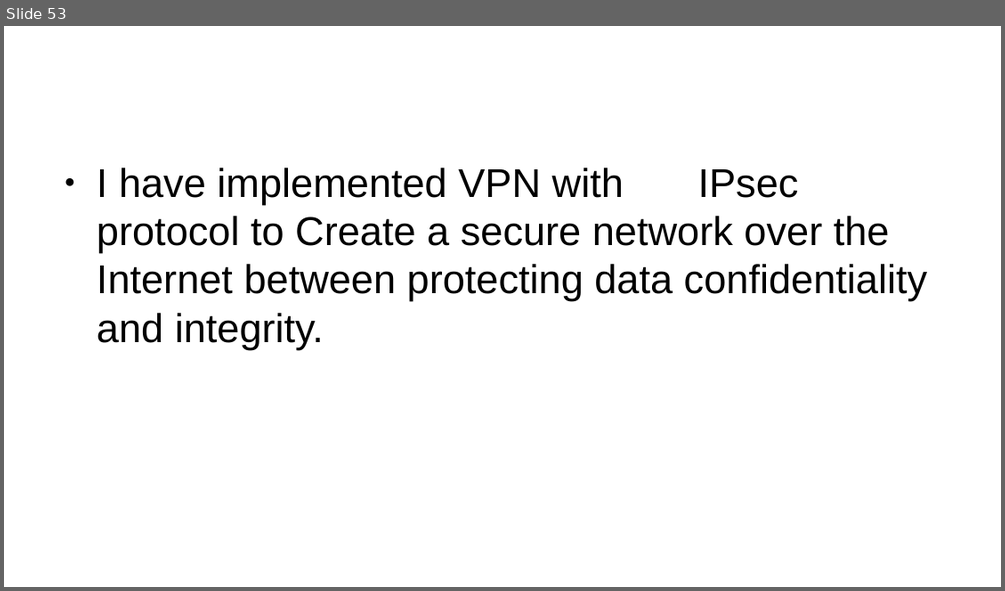
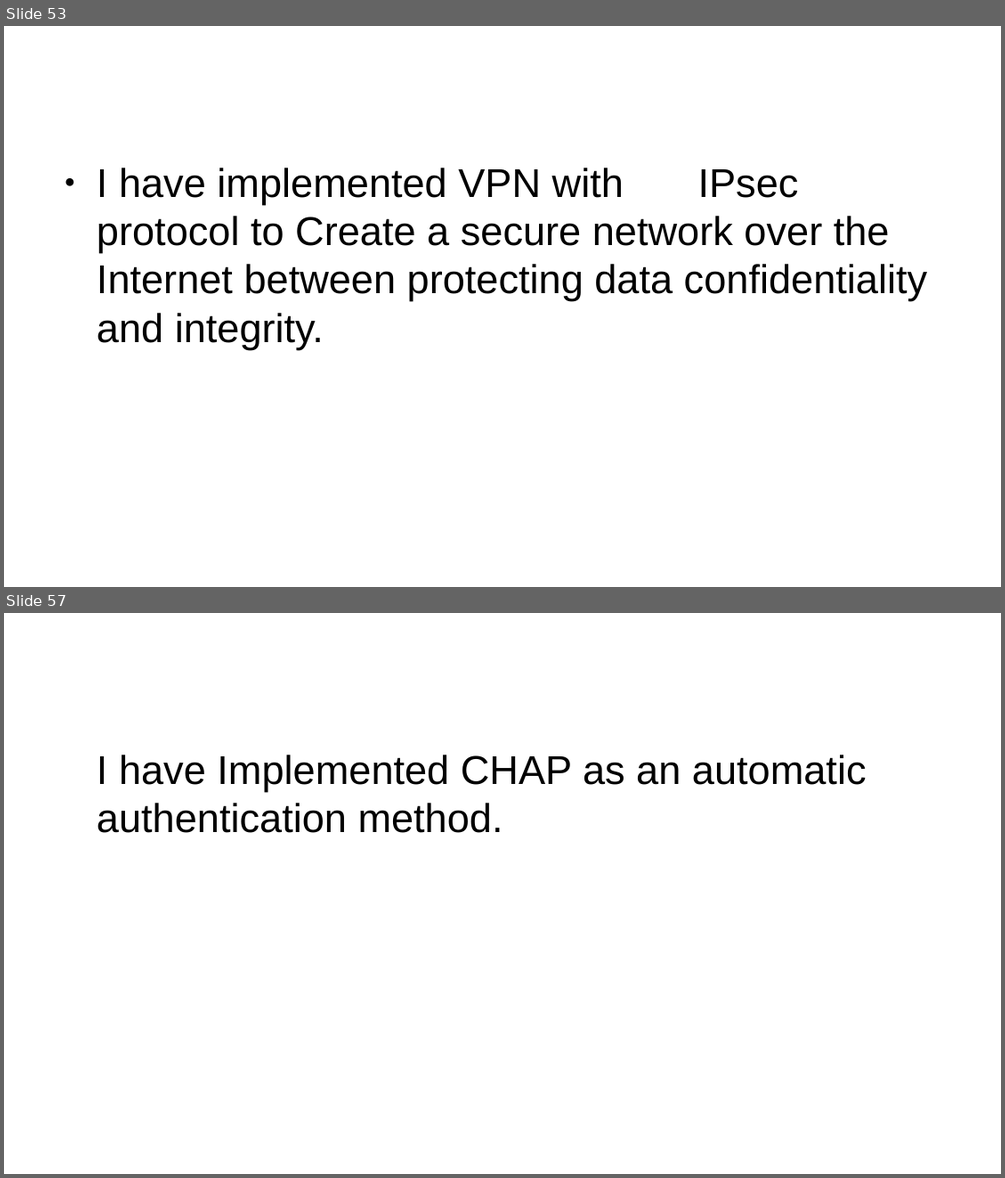
Before and after one commit to Advanced-Diploma-of-IT-Tel-Network-Eng/Assessments, a slide deck: TERM1-BLOCK1/2-ICTNWK541-Configure_Verify_Troubleshoot_WAN_links-IP_services/Assessmet_Task2/Task2/PacketTracer/guide-presentation.pptx. Shown one above the other, each under a label of ours: slide 53 before the commit, slides 53 and 57 after it; the slides between them are not shown. The pictures are 1005x591 and 1005x1178 pixels, drawn with LibreOffice and Linux fonts; fonts in the diff are those of the drawing. Boxes give left, top, right and bottom in pixels: in the first picture for what was removed or moved away, otherwise in the second. Text is boxed around its words. In the diff, an @@ line names an element or a change of style, - is before the commit and + after.

```diff
--- a/TERM1-BLOCK1/2-ICTNWK541-Configure_Verify_Troubleshoot_WAN_links-IP_services/Assessmet_Task2/Task2/PacketTracer/guide-presentation.pptx
+++ b/TERM1-BLOCK1/2-ICTNWK541-Configure_Verify_Troubleshoot_WAN_links-IP_services/Assessmet_Task2/Task2/PacketTracer/guide-presentation.pptx
@@ slide 57 added at [4, 613, 1001, 1174], background #FFFFFF @@
@@ text added at [97, 755, 866, 833], 32 pt, text #000000 @@
+I have Implemented CHAP as an automatic authentication method.
```
Also in this commit, not shown: 5 other slides added, 6 slides removed, 1 other file.
